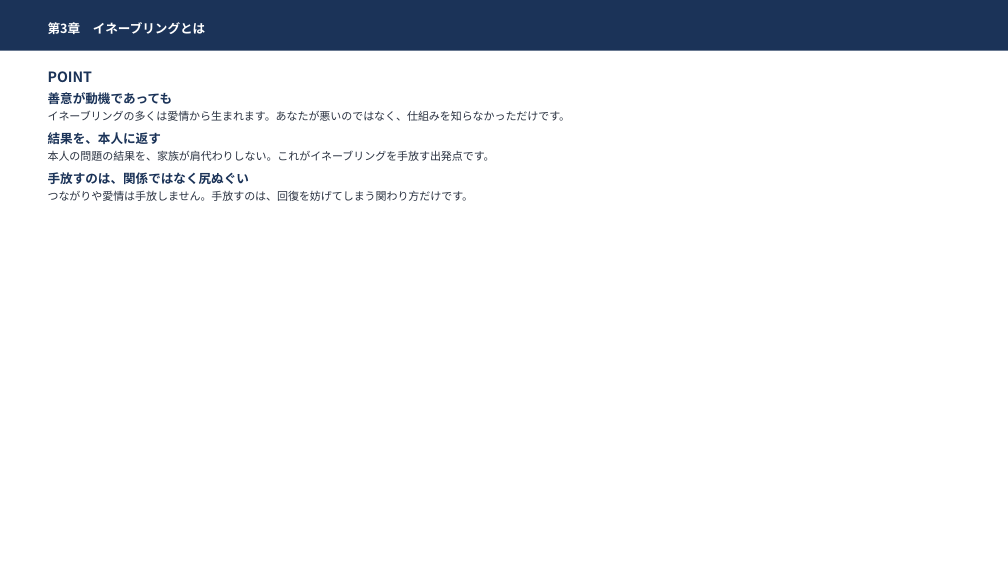
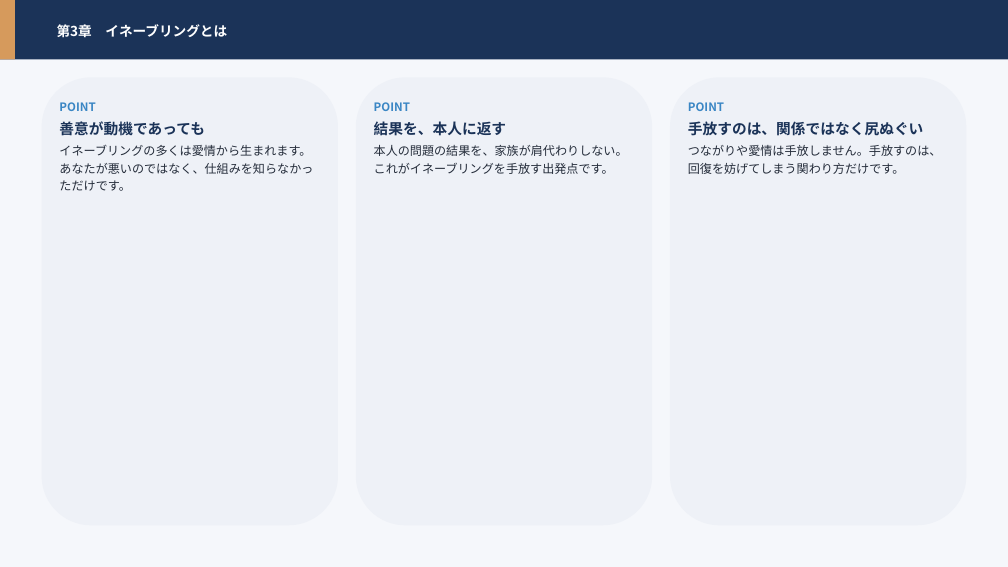
Before and after one commit to hiderock84-sys/darca, a slide deck: slide 21 of public/manual.pptx (slide 17 before the commit). Drawn at 1008x567 pixels with LibreOffice and Linux fonts; fonts in the diff are those of the drawing. Boxes give left, top, right and bottom in pixels: in the first picture for what was removed or moved away, otherwise in the second. Text is boxed around its words. In the diff, an @@ line names an element or a change of style, - is before the commit and + after.

```diff
--- a/public/manual.pptx
+++ b/public/manual.pptx
@@ rectangle: place and size @@
-rectangle at [0,0,1008,51]
+rectangle at [0,0,1008,60]
@@ rectangle added at [0,0,1008,567], fill #F5F7FB @@
@@ rectangle added at [0,0,15,60], fill #D69A5C @@
@@ text "第3章 イネーブリングとは": place and size @@
-text "第3章 イネーブリングとは" at [48,22,206,34]
+text "第3章 イネーブリングとは" at [57,24,227,37]
@@ text "第3章 イネーブリングとは" at [57,24,227,37]: size 12 to 13 pt; line spacing 1.18 to 1.2 @@
@@ rounded rectangle added at [42,77,338,526], fill #EEF1F7 @@
@@ rounded rectangle added at [356,77,653,526], fill #EEF1F7 @@
@@ rounded rectangle added at [670,77,966,526], fill #EEF1F7 @@
@@ text at [48,92,571,121]: paragraphs removed @@
-善意が動機であっても
-イネーブリングの多くは愛情から生まれます。あなたが悪いのではなく、仕組みを知らなかっただけです。
@@ text added at [59,102,313,191], 11.5 pt, text #242C3A @@
+POINT
+善意が動機であっても
+イネーブリングの多くは愛情から生まれます。あなたが悪いのではなく、仕組みを知らなかっただけです。
@@ text "POINT": place and size @@
-text "POINT" at [48,71,571,201]
+text "POINT" at [374,102,628,174]
@@ text "POINT" at [374,102,628,174]: size 13.5 to 11 pt, text colour #1B3358 to #3A86C4 in "POINT"; size 12 to 14 pt in "結果を、本人に返す"; size 10.5 to 11.5 pt, text colour #2B3342 to #242C3A in "本人の問題の結果を、家族が肩代わりしない。これがイネーブリングを手放す出発点です。"; line spacing 1.18 to 1.2; less space between paragraphs; more space between paragraphs @@
@@ text added at [688,102,942,174], 11.5 pt, text #242C3A @@
+POINT
+手放すのは、関係ではなく尻ぬぐい
+つながりや愛情は手放しません。手放すのは、回復を妨げてしまう関わり方だけです。
@@ text at [48,172,474,201]: paragraphs removed @@
-手放すのは、関係ではなく尻ぬぐい
-つながりや愛情は手放しません。手放すのは、回復を妨げてしまう関わり方だけです。
```
Also in this commit, not shown: 59 other slides changed, 21 slides added, 3 slides removed, 1 other file.
